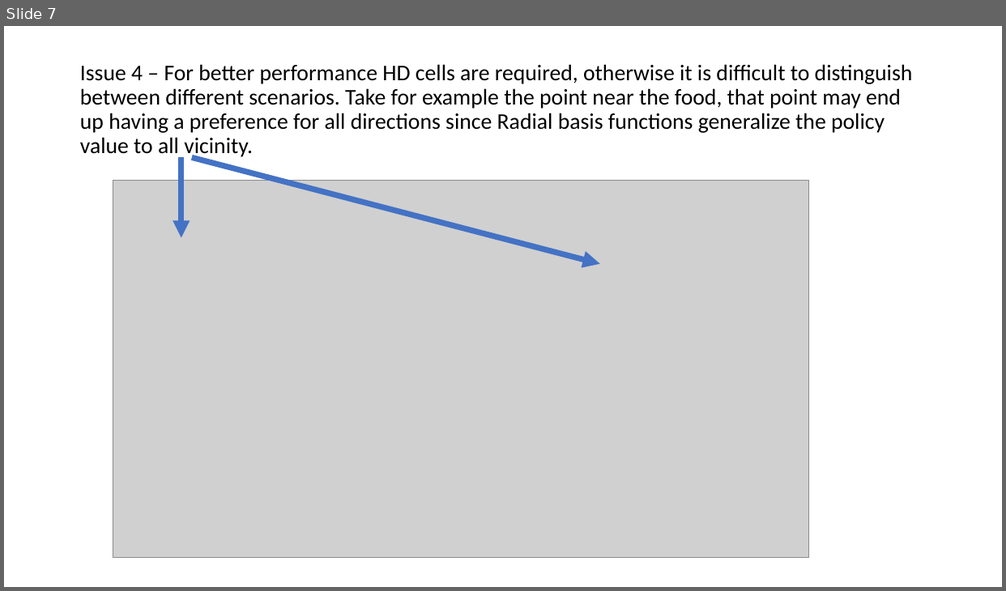
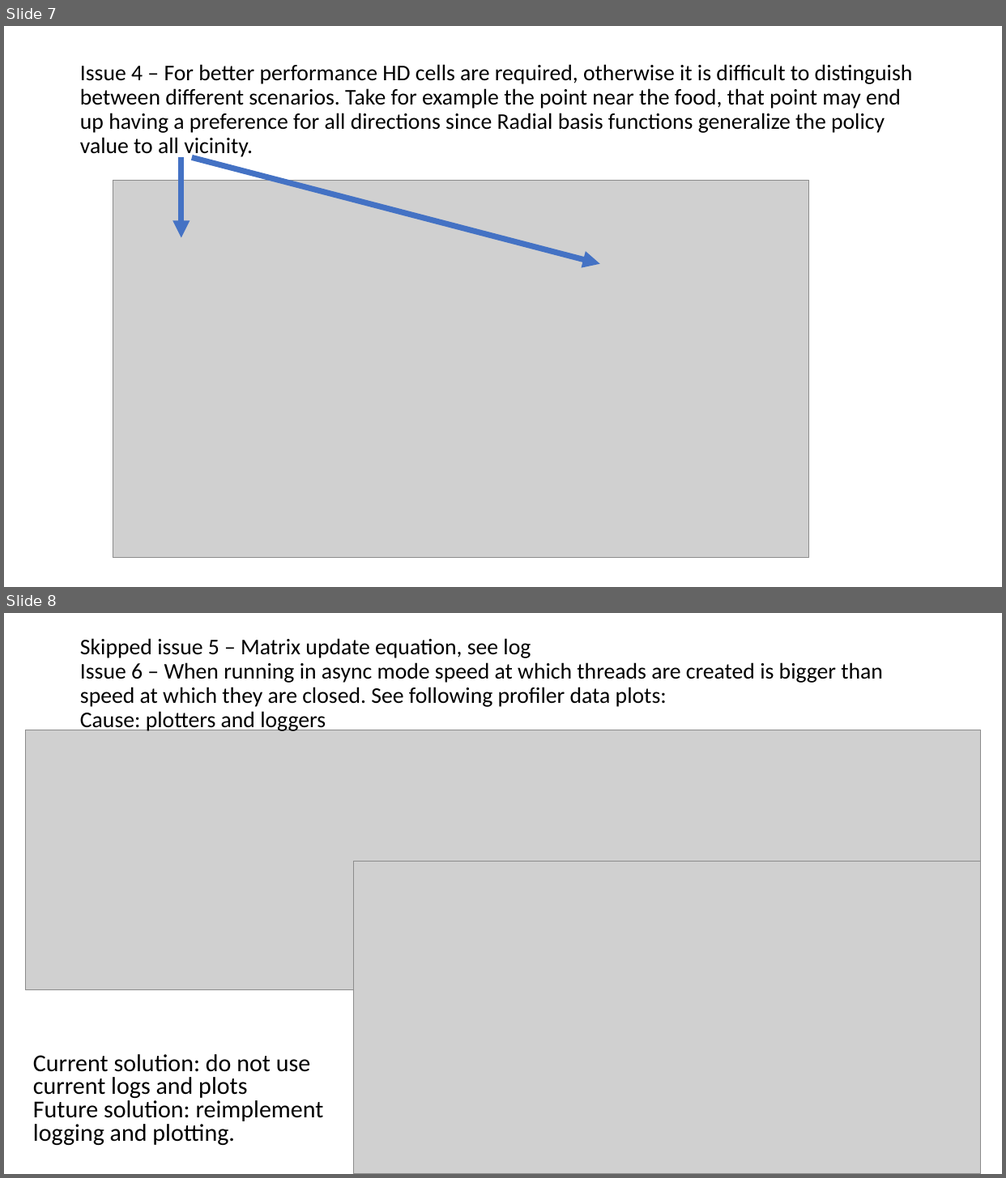
Before and after one commit to biorobaw/scs, a slide deck: multiscalemodel/src/edu/usf/ratsim/model/morris_replay/logging/issues.pptx. Shown one above the other, each under a label of ours: slide 7 before the commit, slides 7 and 8 after it. The pictures are 1006x591 and 1006x1178 pixels, drawn with LibreOffice and Linux fonts; fonts in the diff are those of the drawing; grey boxes stand for pictures. Boxes give left, top, right and bottom in pixels: in the first picture for what was removed or moved away, otherwise in the second. Text is boxed around its words. In the diff, an @@ line names an element or a change of style, - is before the commit and + after.

Commit message:
Fixed issue when loading:   -running after loading did not result in same execution   -error was action selection was storing the old random stream instead of using the new stream after load
Issue 6 found on morris_replay model.
  -plotting is too slow, so when running 1000 episodes, threads clog the system.

```diff
--- a/multiscalemodel/src/edu/usf/ratsim/model/morris_replay/logging/issues.pptx
+++ b/multiscalemodel/src/edu/usf/ratsim/model/morris_replay/logging/issues.pptx
@@ slide 8 added at box(4, 613, 1002, 1174), background #FFFFFF @@
@@ title added at box(80, 638, 883, 733), 21.6 pt, text #000000 @@
+Skipped issue 5 – Matrix update equation, see log
+Issue 6 – When running in async mode speed at which threads are created is bigger than speed at which they are closed. See following profiler data plots:
+Cause: plotters and loggers
@@ picture added at box(26, 730, 981, 990) @@
@@ picture added at box(354, 862, 981, 1174) @@
@@ text added at box(33, 1054, 324, 1145), 23.4 pt, text #000000 @@
+Current solution: do not use current logs and plots
+Future solution: reimplement logging and plotting.
```
Also in this commit, not shown: 1 other slide added, 1 slide removed, 11 other files.
